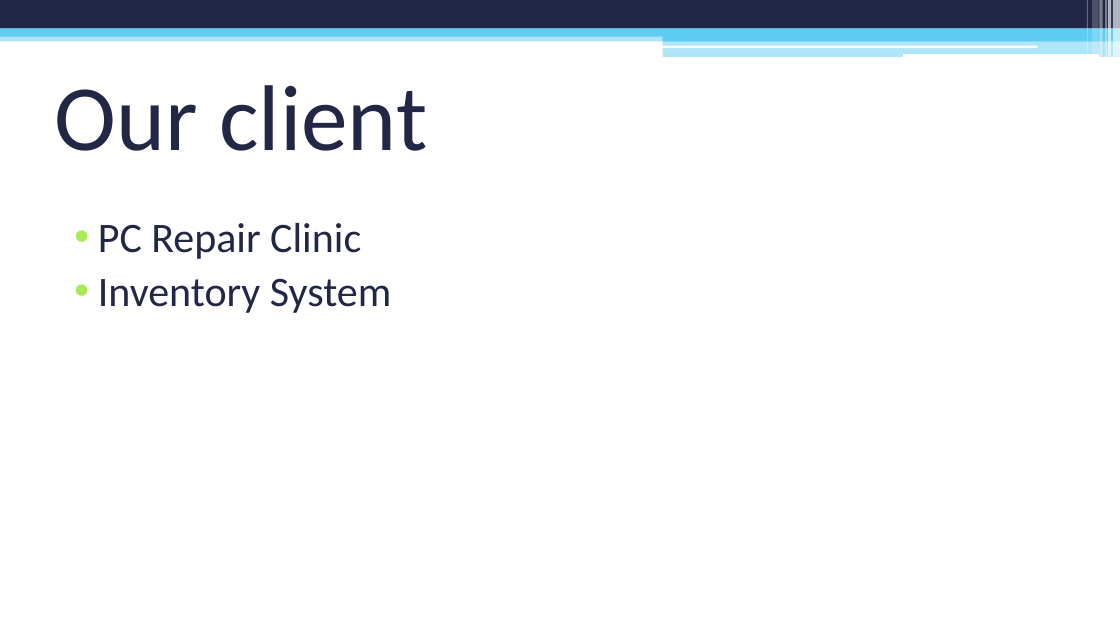
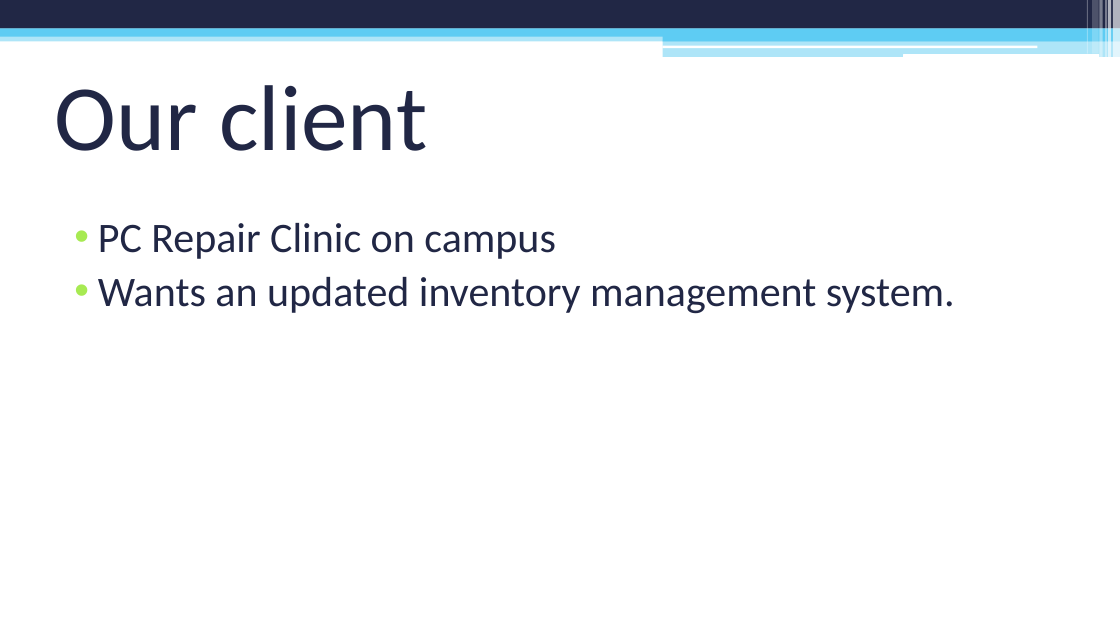
Before and after one commit to sylve0n/CIS260-PowerPoint, a slide deck: slide 2 of PC Repair Clinic Inventory System.pptx. Drawn at 1120x630 pixels with LibreOffice and Linux fonts; fonts in the diff are those of the drawing. Boxes give left, top, right and bottom in pixels: in the first picture for what was removed or moved away, otherwise in the second. Text is boxed around its words. In the diff, an @@ line names an element or a change of style, - is before the commit and + after.

```diff
--- a/PC Repair Clinic Inventory System.pptx
+++ b/PC Repair Clinic Inventory System.pptx
@@ text at box(98, 223, 955, 314): text changed @@
-• PC Repair Clinic
-• Inventory System
+• PC Repair Clinic on campus
+• Wants an updated inventory management system.
```
Also in this commit, not shown: 4 other slides changed, 1 other file.
